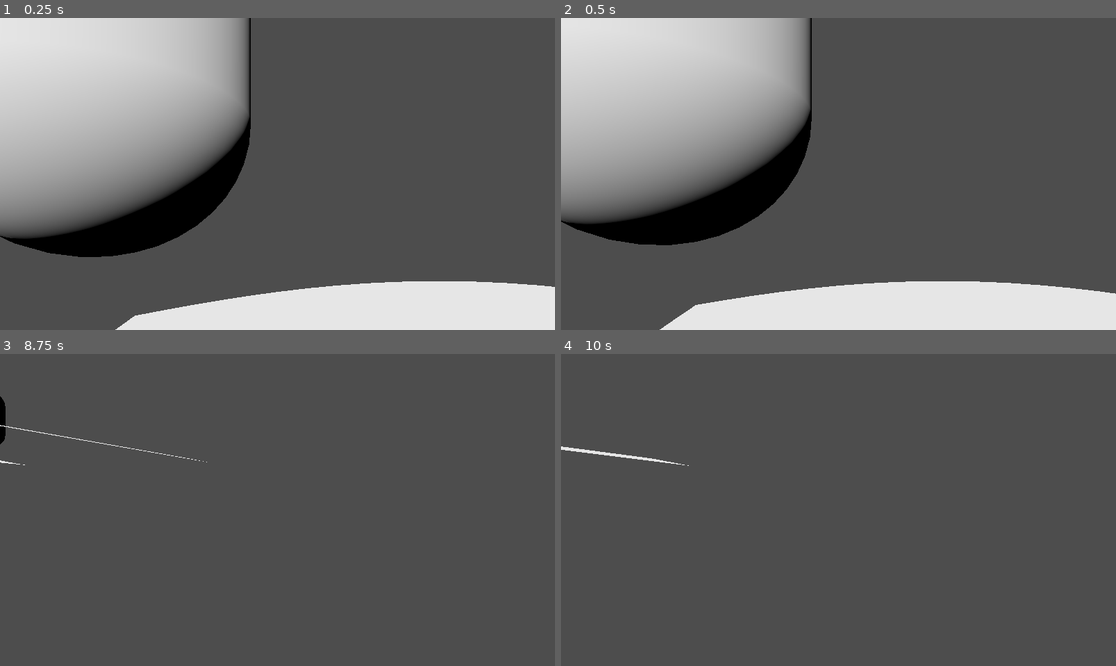
Above: before the commit, frames 1-4 (two rows, left to right).
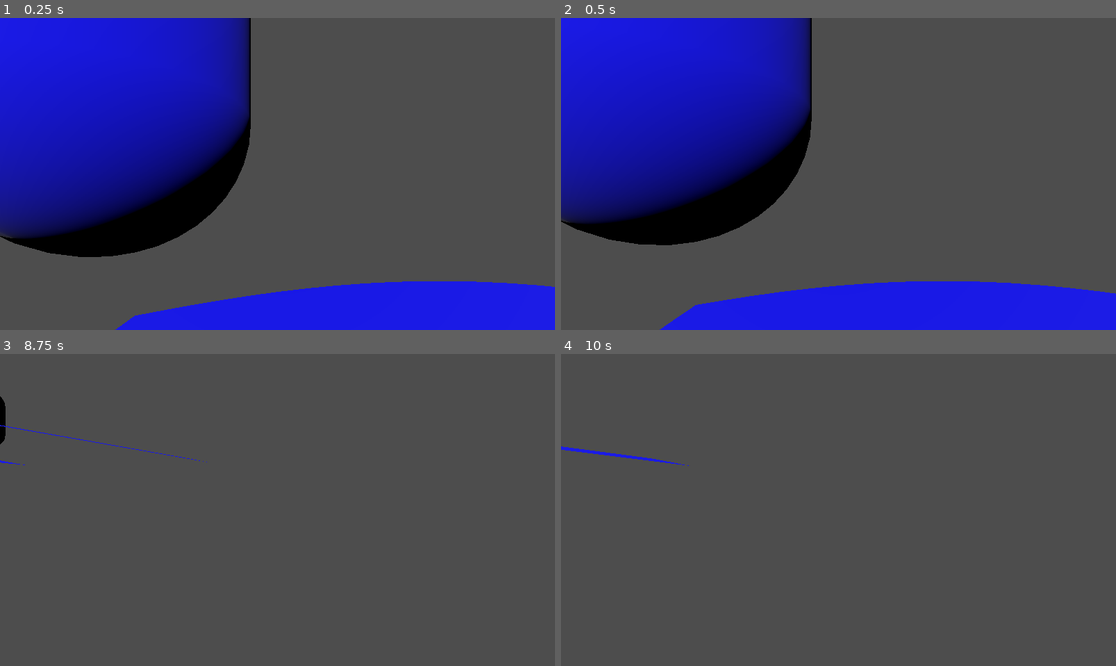
Above: after the commit, the same moments.

Repository: tlegoc/GodotCPUOptimizedPlane
Game: Godot game, scene res://node_3d.tscn
The game is run twice, just before and just after one commit, with the same random seed, the same clock (stepped at 60 frames per second) and the same inputs.
Inputs (mouse positions are in pixels of both pictures, inside the frame that each line leads up to):
- Up to frame 1 (0.25 s): no input
- Up to frame 2 (0.5 s): no input
- Up to frame 3 (8.75 s): tap Enter at 0.5, 2, 3.5 s; move the mouse to (399, 494) at 0.52 s; hold D 0.53-1.25 s; tap Z at 0.6 s; click (399, 494) at 0.67 s; tap Space at 1.25, 2.75, 4.25 s; drag from (166, 525) to (249, 572) at 1.27 s; move the mouse to (333, 441) at 2.02 s; hold D 2.03-2.75 s; tap E at 2.1 s; drag from (249, 572) to (111, 463) at 2.77 s; move the mouse to (444, 556) at 3.52 s; hold A 3.53-4.25 s; tap Alt at 3.6 s; drag from (111, 463) to (194, 432) at 4.27 s; move the mouse to (305, 510) at 5.02 s; hold S 5.03-5.75 s; tap O at 5.1 s; click (305, 510) at 5.17 s; drag from (194, 432) to (166, 525) at 5.77 s; move the mouse to (399, 494) at 6.52 s; hold D 6.53-7.25 s; tap Q at 6.6 s; drag from (166, 525) to (249, 572) at 7.27 s; move the mouse to (333, 441) at 8.02 s; hold S from 8.03 s (still down); tap Shift at 8.1 s
- Up to frame 4 (10 s): release S at 8.75 s; drag from (810, 572) to (672, 463) at 8.77 s; move the mouse to (1005, 556) at 9.52 s; hold D from 9.53 s (still down); tap I at 9.6 s; click (1005, 556) at 9.67 s

The runs differ from the first frame. In frame 1, 37% of the frame differs, in the area x 0-100%, y 0-100%; in frame 2, 36%; in frame 3, less than 0.1%; in frame 4, 0.2%.

Commit message:
Small change to demo shader

Diff:
--- a/Shaders/Test.tres
+++ b/Shaders/Test.tres
@@ -1,4 +1,9 @@
-[gd_resource type="VisualShader" load_steps=13 format=3 uid="uid://b643s0gd58lbq"]
+[gd_resource type="VisualShader" load_steps=15 format=3 uid="uid://b643s0gd58lbq"]
+
+[sub_resource type="VisualShaderNodeColorConstant" id="VisualShaderNodeColorConstant_wqx6q"]
+constant = Color(0, 0, 1, 1)
+
+[sub_resource type="VisualShaderNodeColorConstant" id="VisualShaderNodeColorConstant_5ibpt"]
 
 [sub_resource type="VisualShaderNodeFloatOp" id="VisualShaderNodeFloatOp_16abp"]
 
@@ -96,6 +101,17 @@
 
 
 }
+
+void fragment() {
+// ColorConstant:2
+	vec4 n_out2p0 = vec4(0.000000, 0.000000, 1.000000, 1.000000);
+
+
+// Output:0
+	ALBEDO = vec3(n_out2p0.xyz);
+
+
+}
 "
 graph_offset = Vector2(-373.456, 53.4207)
 nodes/vertex/2/node = SubResource("VisualShaderNodeInput_s2nsy")
@@ -123,3 +139,8 @@
 nodes/vertex/16/node = SubResource("VisualShaderNodeFloatOp_asdf1")
 nodes/vertex/16/position = Vector2(-500, 220)
 nodes/vertex/connections = PackedInt32Array(6, 0, 0, 0, 10, 0, 3, 1, 4, 0, 10, 0, 12, 0, 13, 0, 11, 0, 13, 1, 13, 0, 14, 0, 5, 0, 15, 0, 14, 0, 15, 1, 15, 0, 16, 0, 16, 0, 4, 0, 14, 2, 16, 1, 3, 0, 6, 0, 2, 0, 6, 2)
+nodes/fragment/2/node = SubResource("VisualShaderNodeColorConstant_wqx6q")
+nodes/fragment/2/position = Vector2(180, 220)
+nodes/fragment/connections = PackedInt32Array(2, 0, 0, 0)
+nodes/light/2/node = SubResource("VisualShaderNodeColorConstant_5ibpt")
+nodes/light/2/position = Vector2(40, 220)
